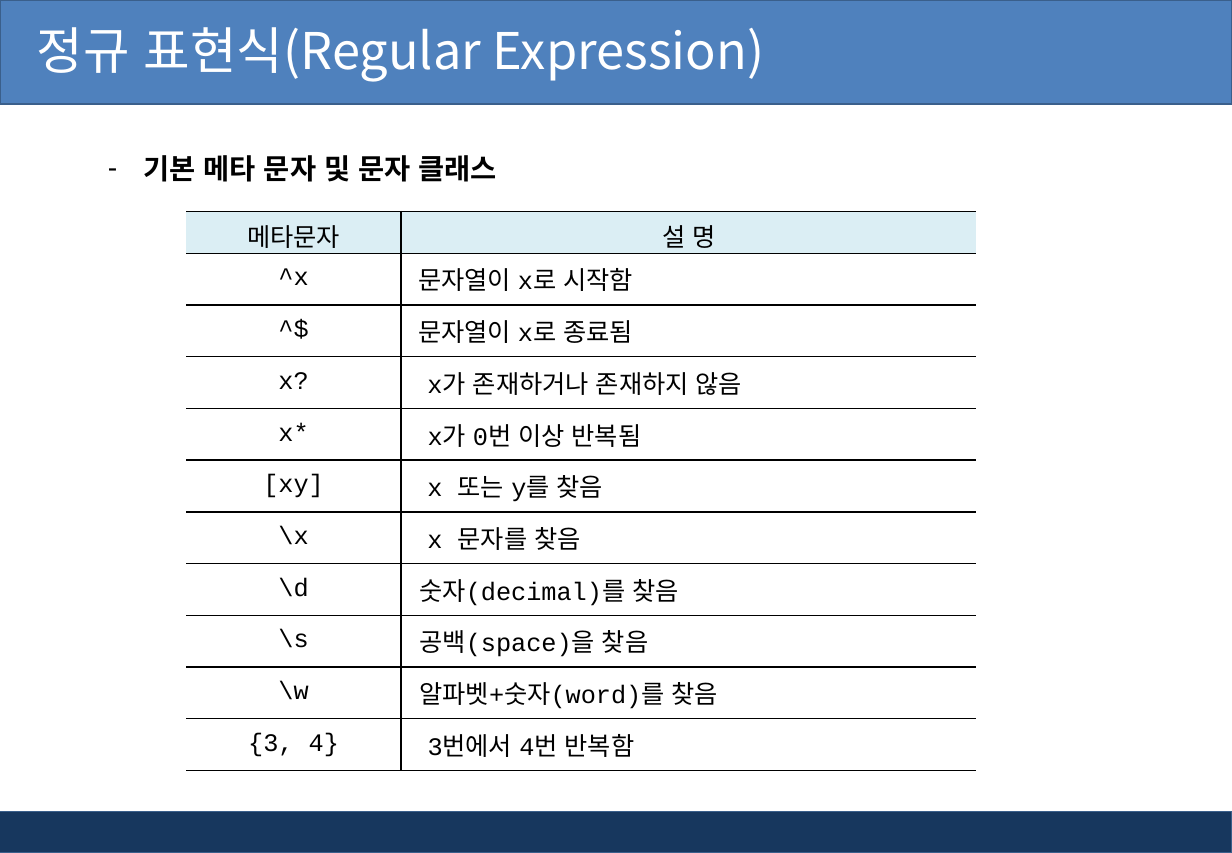
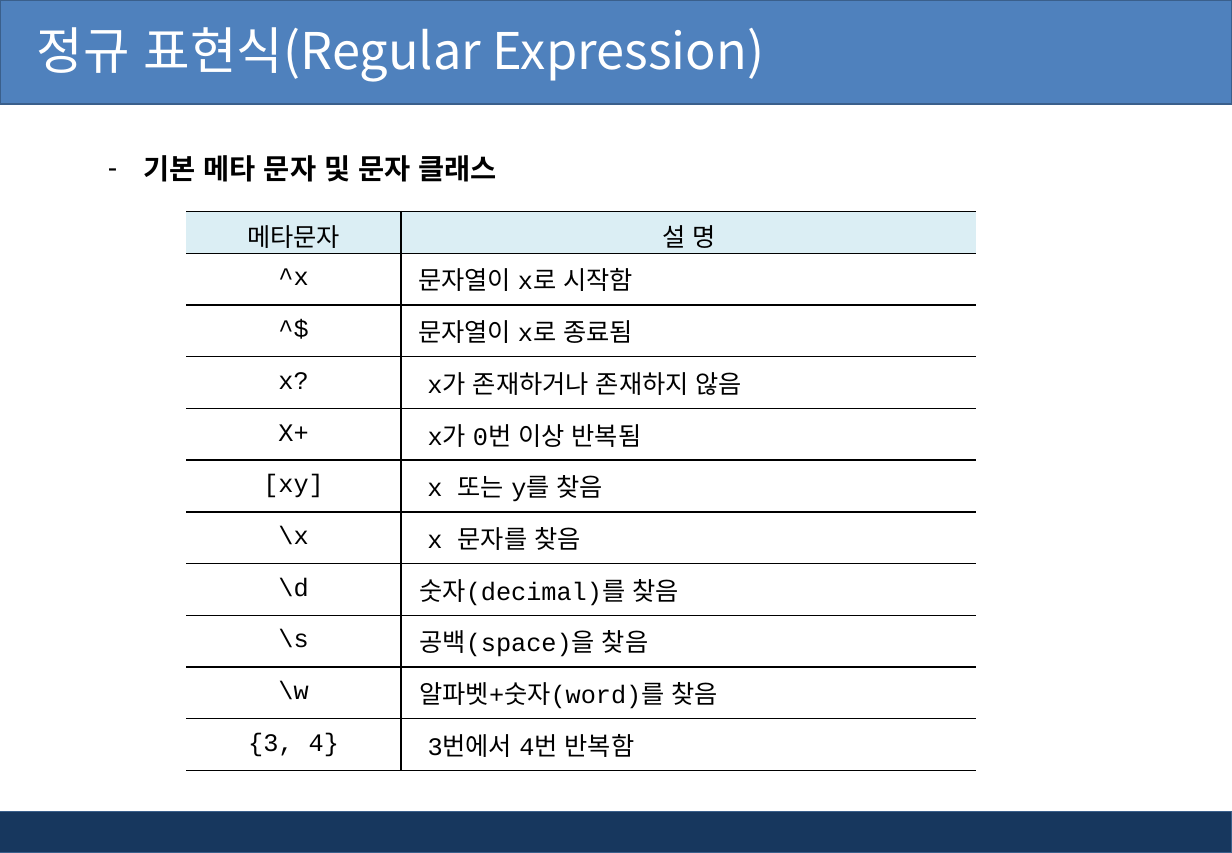
Before and after one commit to pshho/ngreen_project, a slide deck: slide 23 of jspWorks/자료/jsp_ppt/6장. jsp 유효성검사와 정규표현식.pptx. Drawn at 1232x853 pixels with LibreOffice and Linux fonts; fonts in the diff are those of the drawing; background and template pictures are left out. Boxes give left, top, right and bottom in pixels: in the first picture for what was removed or moved away, otherwise in the second. Text is boxed around its words. In the diff, an @@ line names an element or a change of style, - is before the commit and + after.

```diff
--- a/jspWorks/자료/jsp_ppt/6장. jsp 유효성검사와 정규표현식.pptx
+++ b/jspWorks/자료/jsp_ppt/6장. jsp 유효성검사와 정규표현식.pptx
@@ table at (187,212,977,771) @@
-row 5, column 1: x*
+row 5, column 1: X+
```
Also in this commit, not shown: 7 other slides changed, 39 other files.
